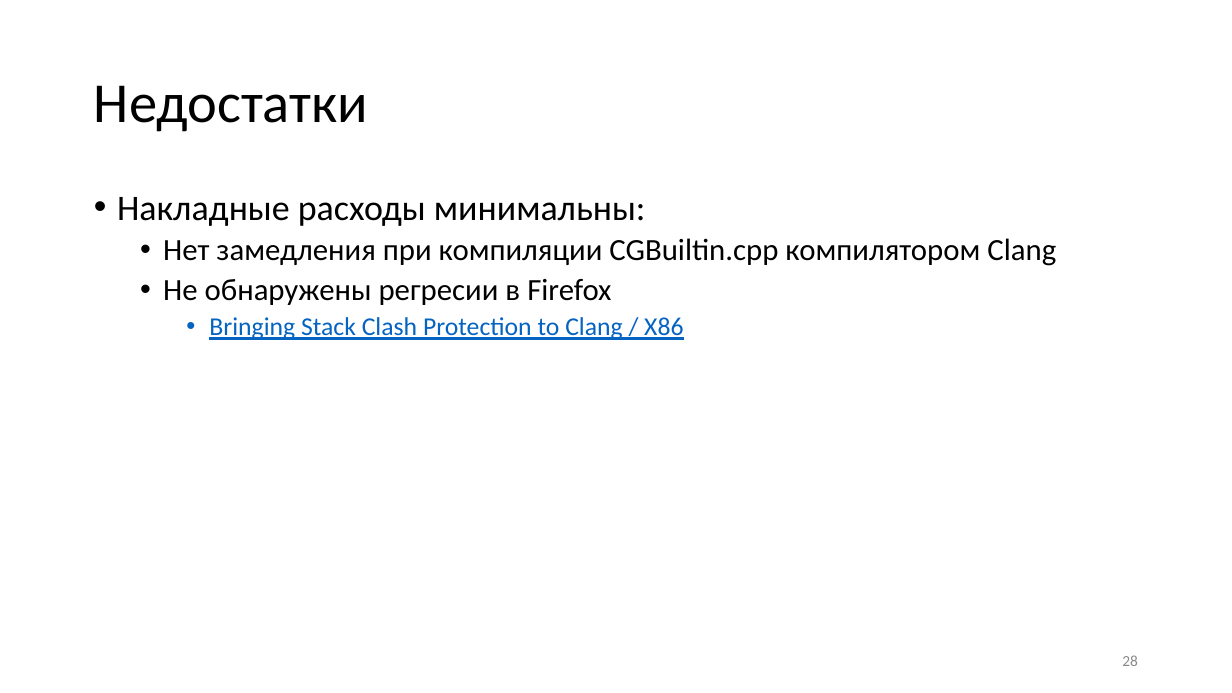
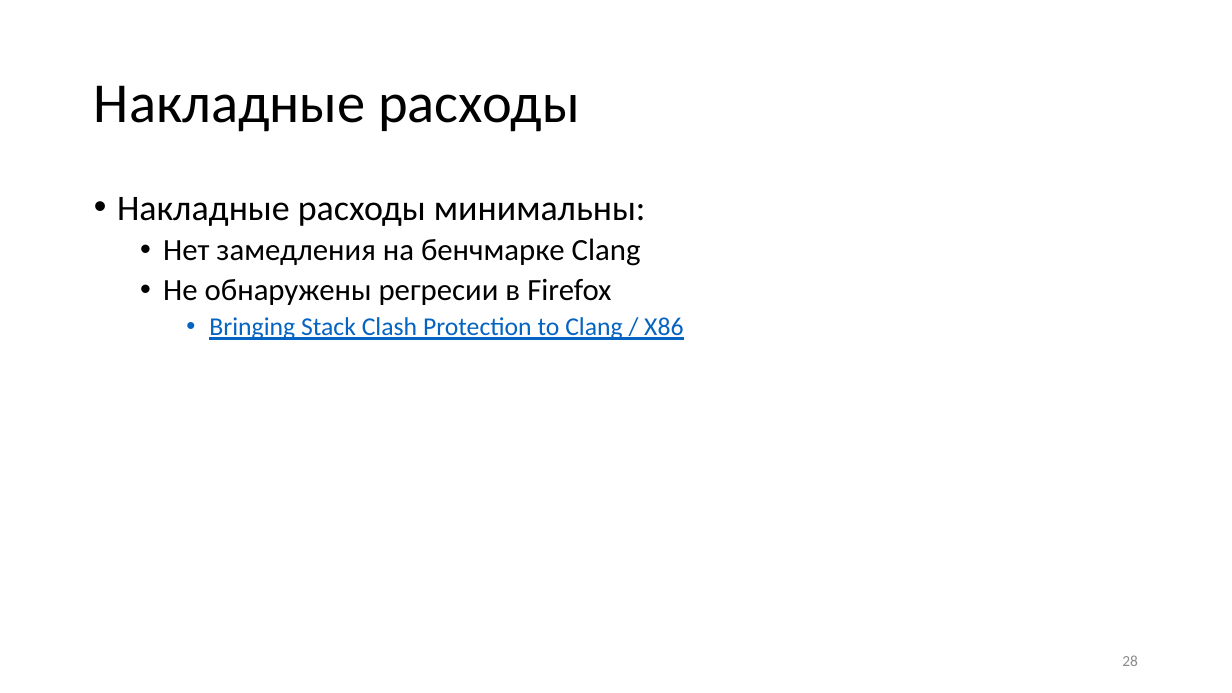
Before and after one commit to yugr/slides, a slide deck: slide 28 of CppZeroCost/2025/RU.pptx. Drawn at 1232x693 pixels with LibreOffice and Linux fonts; fonts in the diff are those of the drawing. Boxes give left, top, right and bottom in pixels: in the first picture for what was removed or moved away, otherwise in the second. Text is boxed around its words. In the diff, an @@ line names an element or a change of style, - is before the commit and + after.

```diff
--- a/CppZeroCost/2025/RU.pptx
+++ b/CppZeroCost/2025/RU.pptx
@@ title at box(94, 85, 579, 132): text changed @@
-Недостатки
+Накладные расходы
@@ text at box(163, 238, 641, 266): text changed @@
-  • Нет замедления при компиляции CGBuiltin.cpp компилятором Clang
+  • Нет замедления на бенчмарке Clang
```
Also in this commit, not shown: 14 other slides changed, 2 other files.
